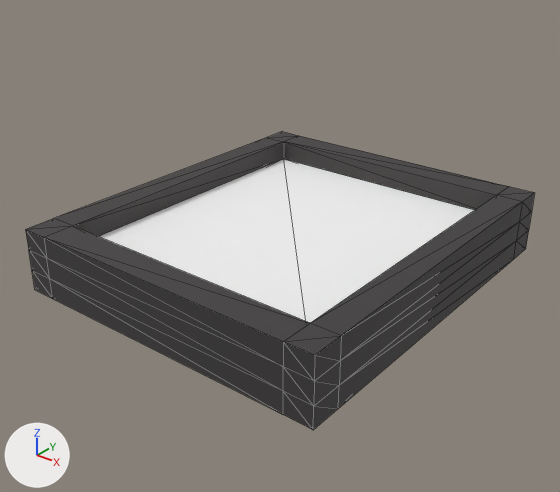
The glTF model public/Models/Window_Frame.glb, before and after one commit.
Camera for both pictures: a camera (50 mm lens) standing at (2.57, -3.34, 2.0) and looking at (-0.05, -0.06, -0.03). The lights are fixed; the arrows at lower left show +X, +Y and +Z. Mesh edges are drawn as thin lines. Vertices at the same position are counted once.

Names of what the first picture shows: 'Glass', 'Window_Frame'.
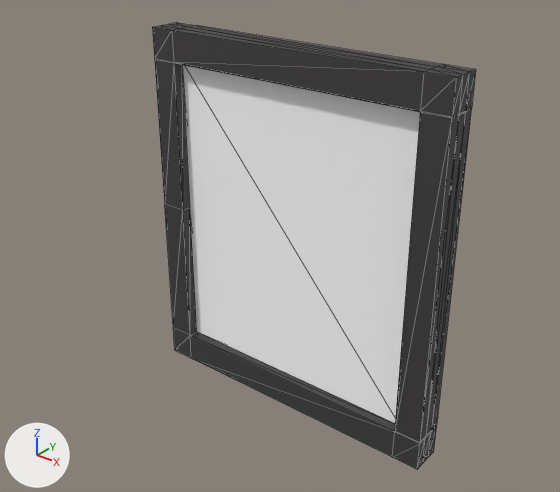
Changed parts and their boxes (x1, y1, x2, y2) in the pictures (560 x 492 px):
'Window_Frame', reshaped, turned, rescaled: before (26, 132, 534, 430); after (152, 23, 476, 469)
'Glass', turned, rescaled: before (98, 159, 474, 323); after (182, 65, 420, 423)
part 1 of me_cube, built on: before (54, 132, 534, 408); after (152, 27, 476, 443)

Edits to the bpy script that builds the scene:
```text
Add img_wood_texture:
    img_wood_texture = load_image('wood_texture', '_unpacked/wood_texture', 740, 740, 'sRGB')
Add mat_wood:
    mat_wood = principled_material('Wood')
    mat_wood.texture = img_wood_texture
Change me_cube:
    used by ob_window_frame; location = (0.0, 0.0, 0.0); scale = (1.0, 1.0, 0.193)
    remove me_cube.from_pydata(...)  # 64 vertices, 128 faces; spans x -1.0..1.0, y -1.15..1.15, z -1.0..1.0
    add me_cube.from_pydata(...)  # 90 vertices, 180 faces; spans x -1.0..1.0, y -1.15..1.15, z -1.0..1.0
    me_cube part 1
    56 faces are deleted
    7 vertices are added at x 0.83..1.0, y -0.95, z -1.0..1.0
    12 new vertices lie (0.0, -0.19, 0.0) away from vertices in x -1.0..1.0, y 1.15, z -1.0..1.0
    7 new vertices lie (0.0, 0.96, 0.0) away from vertices in x -1.0..-0.83, y -0.96, z -1.0..1.0
    104 new faces join them, mat_metal (dark grey #676464)
    4 new faces join them, mat_wood (picture img_wood_texture)
    add me_cube.materials.append(mat_wood)  # picture img_wood_texture
Change ob_window_frame:
    ob_window_frame.rotation_euler: (0.0, 0.0, 0.0) -> (1.571, 0.0, 0.0)  # degrees (0, 0, 0) -> degrees (90, 0, 0)
    ob_window_frame.scale: (1.0, 1.0, 0.193) -> (1.0, 1.0, 0.1)
Change ob_glass:
    ob_glass.rotation_euler: (0.0, 0.0, 0.0) -> (1.571, 0.0, 0.0)  # degrees (0, 0, 0) -> degrees (90, 0, 0)
    ob_glass.scale: (1.0, 1.0, 0.193) -> (1.07, 1.07, 0.1)
```
